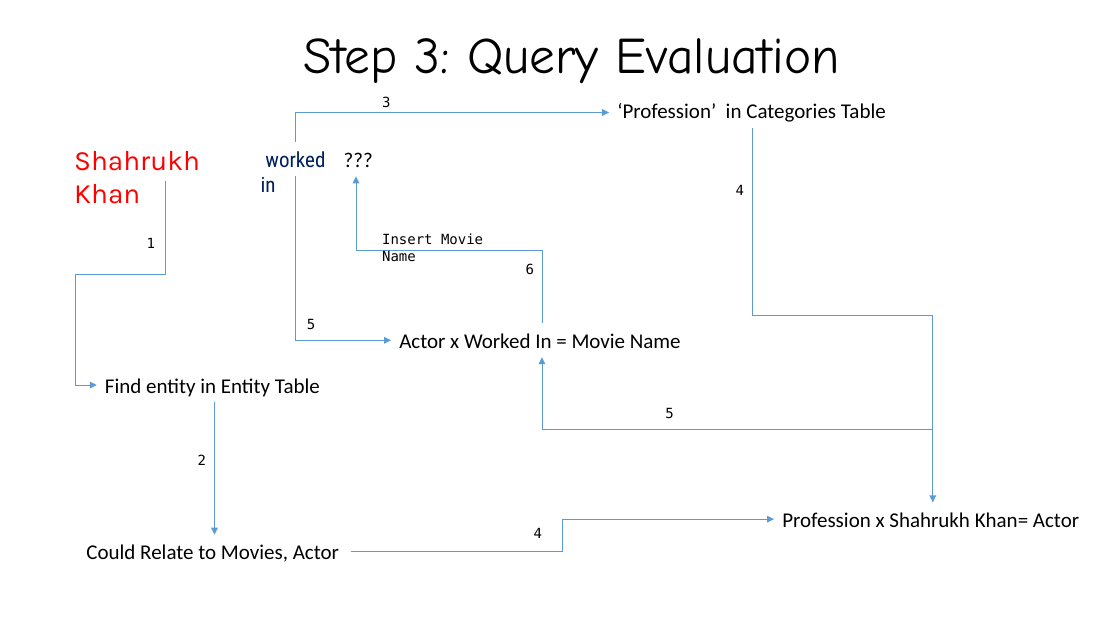
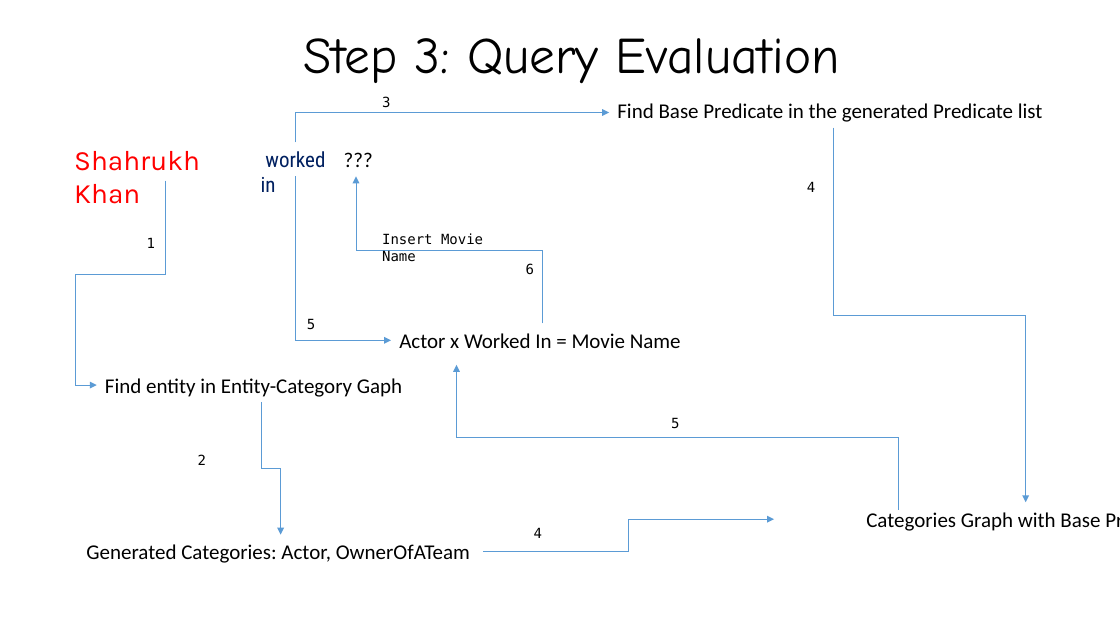
Before and after one commit to asabeeh18/identifying-relations-for-erq, a slide deck: slide 7 of Docs/Informal Approach.pptx. Drawn at 1120x630 pixels with LibreOffice and Linux fonts; fonts in the diff are those of the drawing. Boxes give left, top, right and bottom in pixels: in the first picture for what was removed or moved away, otherwise in the second. Text is boxed around its words. In the diff, an @@ line names an element or a change of style, - is before the commit and + after.

```diff
--- a/Docs/Informal Approach.pptx
+++ b/Docs/Informal Approach.pptx
@@ text at [617, 103, 1043, 122]: text changed @@
-‘Profession’ in Categories Table
+Find Base Predicate in the generated Predicate list
@@ elbow arrow moved from (753, 128) - (933, 502) to (833, 128) - (1026, 502) @@
@@ text "4": place and size @@
-text "4" at [736, 184, 744, 195]
+text "4" at [807, 181, 815, 192]
@@ text at [105, 378, 402, 397]: text changed @@
-Find entity in Entity Table
+Find entity in Entity-Category Gaph
@@ elbow arrow moved from (933, 502) - (542, 357) to (898, 510) - (456, 365) @@
@@ elbow arrow moved from (214, 402) - (214, 535) to (262, 402) - (281, 535) @@
@@ text "5": place and size @@
-text "5" at [665, 407, 673, 419]
+text "5" at [671, 417, 679, 429]
@@ text at [866, 509, 1100, 531]: text changed @@
-Profession x Shahrukh Khan= Actor
+    Categories Graph with Base Predicate as edges
@@ elbow arrow moved from (351, 552) - (775, 519) to (483, 552) - (775, 519) @@
@@ text at [86, 544, 470, 563]: text changed @@
-Could Relate to Movies, Actor
+Generated Categories: Actor, OwnerOfATeam
```
Also in this commit, not shown: 10 other files.
